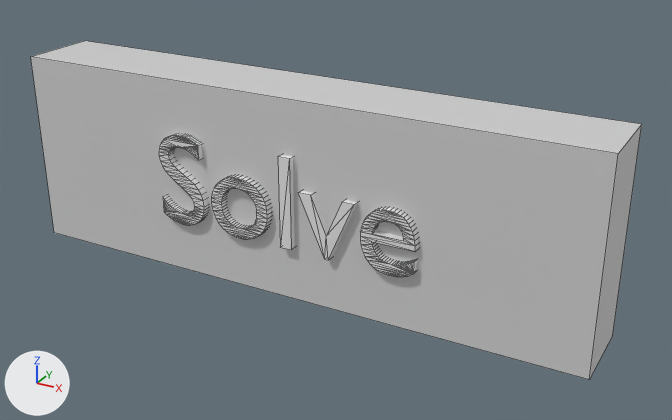
Two versions of the COLLADA model tile-puzzle/solveBtn.dae, one commit apart.
Both versions are drawn from a camera (50 mm lens) standing at (3.23, -6.06, 2.56) and looking at (0.26, -0.64, -0.15). The axes (+X, +Y, +Z) are drawn at lower left. The lights are the same throughout. Mesh edges are drawn as thin lines. Where no turn or scale is listed for an object, it has been applied to the vertices.

Objects in the first picture: 'SolveCube', 'SolveText'.
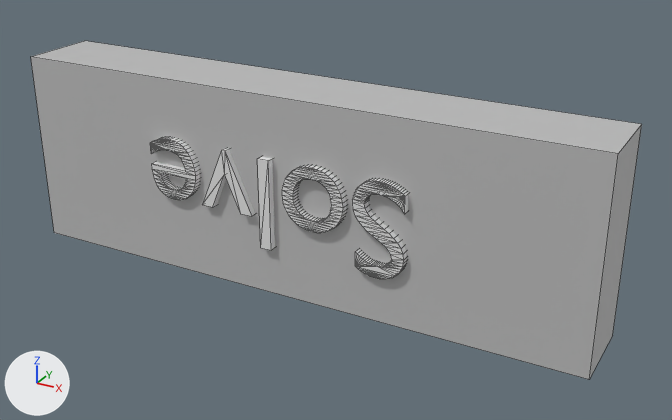
Location of each change, [x1, y1, x2, y2] in pixels of the pictures (672 x 420 px):
```json
{"object": "SolveText", "change": "moved, turned", "before": [159, 134, 418, 277], "after": [150, 137, 408, 279]}
```

Edits to the scene script, one JSON object a line:
```json
{"op": "set", "path": "ob_solvetext.location", "old": "(-1.054, -1.037, -0.333)", "new": "(1.019, -1.037, 0.305)"}
{"op": "set", "path": "ob_solvetext.rotation_euler", "old": "(1.569, 0.0, 0.0)", "new": "(1.569, -3.142, 0.0)", "note": "degrees (90, 0, 0) -> degrees (90, -180, 0)"}
```
